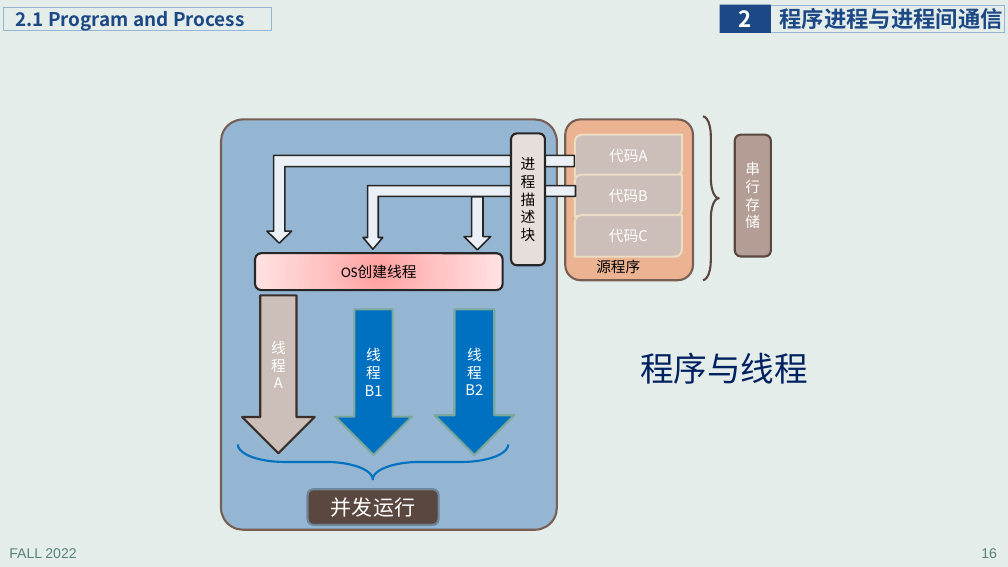
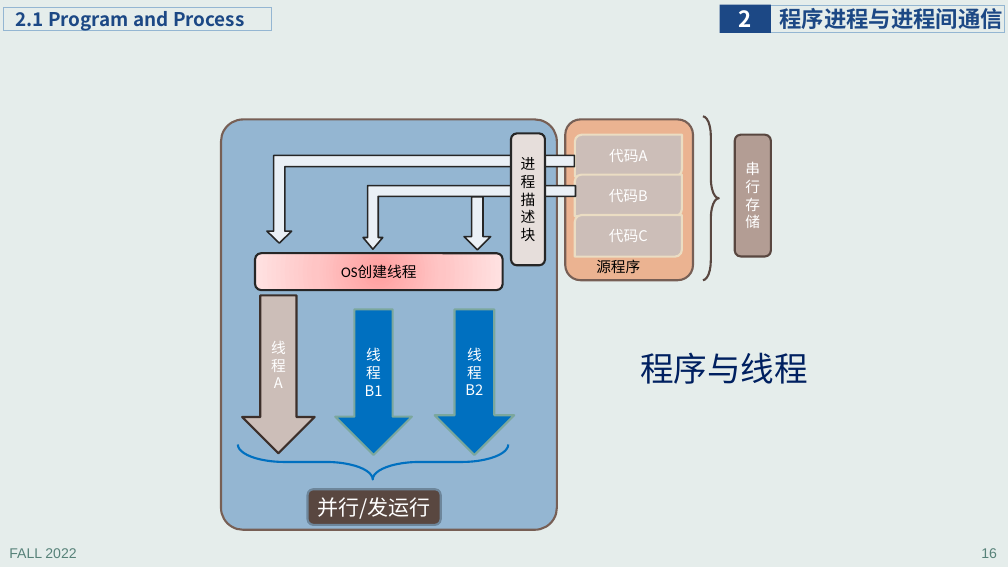
Before and after one commit to principleWindows/win-principle-2022, a slide deck: slide 16 of slides/instruction/principleWindows_2.pptx. Drawn at 1008x567 pixels with LibreOffice and Linux fonts; fonts in the diff are those of the drawing. Boxes give left, top, right and bottom in pixels: in the first picture for what was removed or moved away, otherwise in the second. Text is boxed around its words. In the diff, an @@ line names an element or a change of style, - is before the commit and + after.

```diff
--- a/slides/instruction/principleWindows_2.pptx
+++ b/slides/instruction/principleWindows_2.pptx
@@ text in rounded rectangle at (x1=317, y1=497, x2=430, y2=519): text changed @@
-并发运行
+并行/发运行
```
Also in this commit, not shown: 13 other slides changed, 3 slides added, 1 other file.
